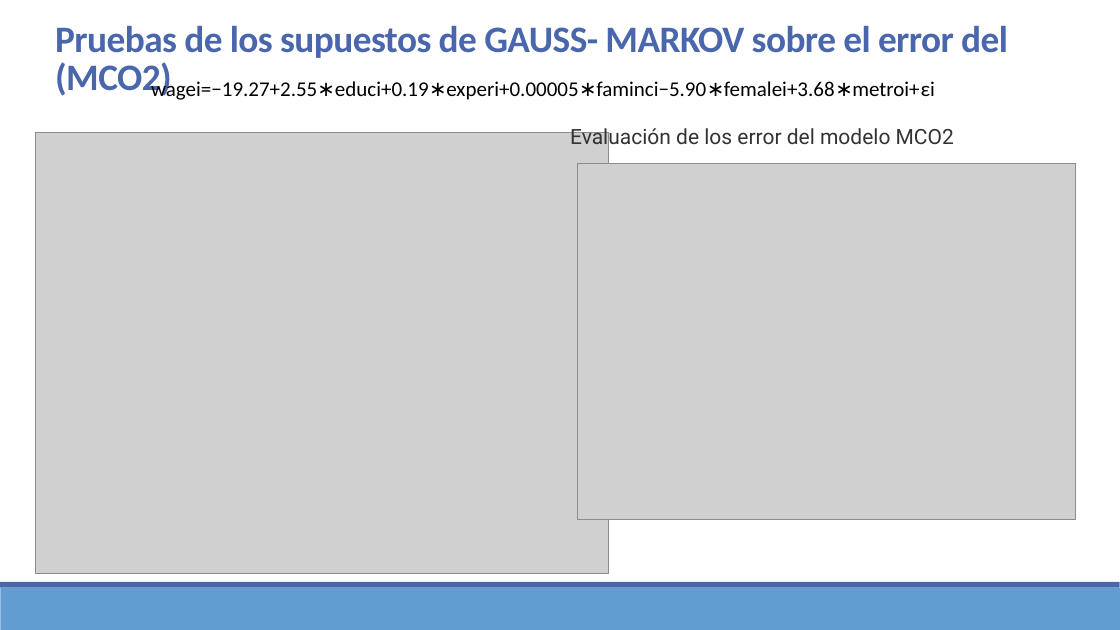
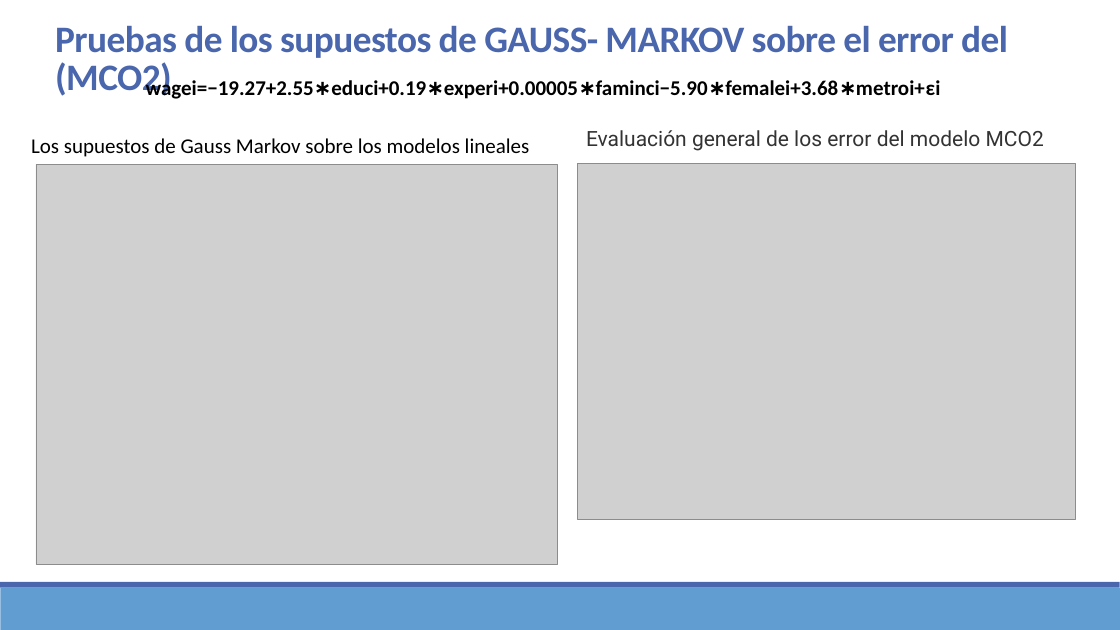
Before and after one commit to Sergio-Ibarra-1795/MIS_Regresion_GitHub, a slide deck: slide 8 of Mod_Lineales_Examen_a_casa_v1_1.pptx. Drawn at 1120x630 pixels with LibreOffice and Linux fonts; fonts in the diff are those of the drawing; grey boxes stand for pictures. Boxes give left, top, right and bottom in pixels: in the first picture for what was removed or moved away, otherwise in the second. Text is boxed around its words. In the diff, an @@ line names an element or a change of style, - is before the commit and + after.

```diff
--- a/Mod_Lineales_Examen_a_casa_v1_1.pptx
+++ b/Mod_Lineales_Examen_a_casa_v1_1.pptx
@@ text "wagei=−19.27+2.55∗educi+0.19∗experi+0.00005∗faminci−5.90∗fem ..." at box(146, 77, 941, 99): bold on @@
@@ text added at box(31, 138, 530, 157), 18 pt, text #000000 @@
+Los supuestos de Gauss Markov sobre los modelos lineales
@@ text at box(586, 130, 1044, 151): text changed @@
-Evaluación de los error del modelo MCO2
+Evaluación general de los error del modelo MCO2
@@ picture: place and size @@
-picture at box(35, 133, 609, 573)
+picture at box(36, 165, 558, 565)
```
Also in this commit, not shown: 4 other slides changed, 3 slides added, 2 other files.
